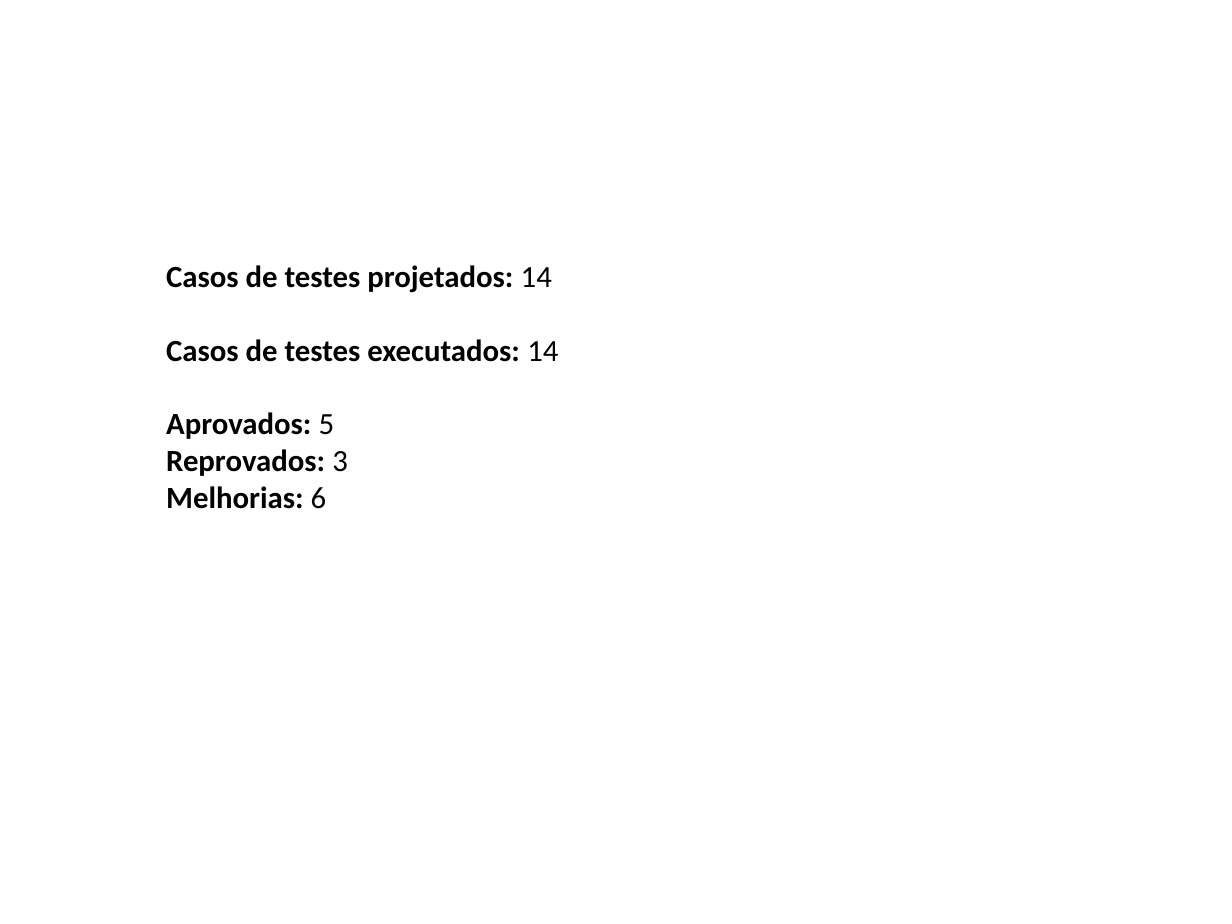
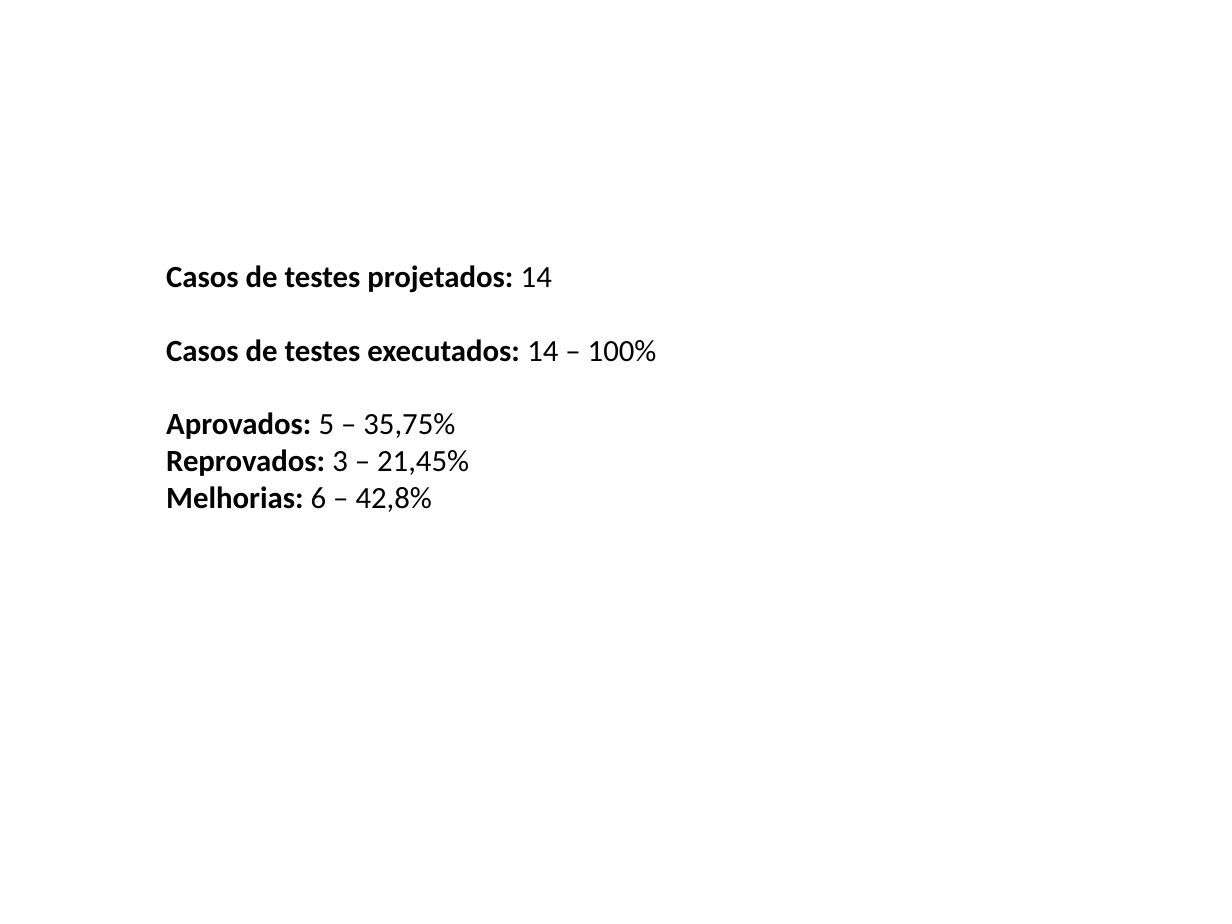
Before and after one commit to JoaoMarc0s/ProjetoTCS, a slide deck: slide 6 of Avaliação de testes.pptx. Drawn at 1232x924 pixels with LibreOffice and Linux fonts; fonts in the diff are those of the drawing; background and template pictures are left out. Boxes give left, top, right and bottom in pixels: in the first picture for what was removed or moved away, otherwise in the second. Text is boxed around its words. In the diff, an @@ line names an element or a change of style, - is before the commit and + after.

Commit message:
% adicionada aos resumo dos testes

```diff
--- a/Avaliação de testes.pptx
+++ b/Avaliação de testes.pptx
@@ text at (x1=166, y1=339, x2=657, y2=512): text changed @@
-Casos de testes executados: 14
-Aprovados: 5
-Reprovados: 3
-Melhorias: 6
+Casos de testes executados: 14 – 100%
+Aprovados: 5 – 35,75%
+Reprovados: 3 – 21,45%
+Melhorias: 6 – 42,8%
```
Also in this commit, not shown: 4 other slides changed.
